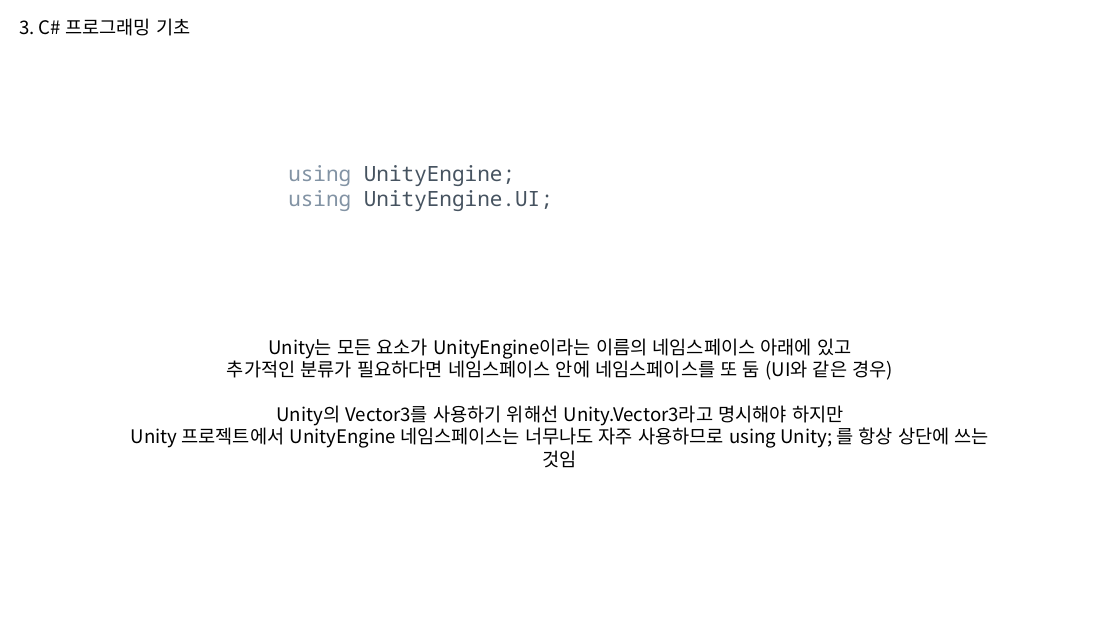
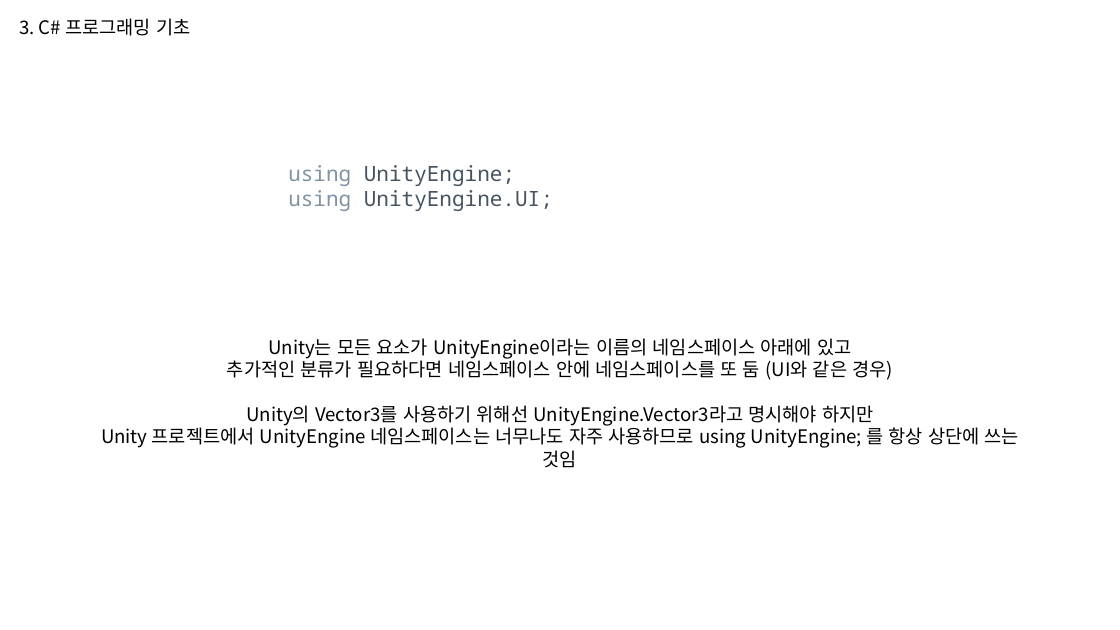
Before and after one commit to WooLyung/2023-Unity-CSharp, a slide deck: slide 27 of 1. C# 기초.pptx. Drawn at 1120x630 pixels with LibreOffice and Linux fonts; fonts in the diff are those of the drawing. Boxes give left, top, right and bottom in pixels: in the first picture for what was removed or moved away, otherwise in the second. Text is boxed around its words. In the diff, an @@ line names an element or a change of style, - is before the commit and + after.

```diff
--- a/1. C# 기초.pptx
+++ b/1. C# 기초.pptx
@@ text "Unity는 모든 요소가 UnityEngine이라는 이름의 ...": place and size @@
-text "Unity는 모든 요소가 UnityEngine이라는 이름의 ..." at <box>131,338,989,468</box>
+text "Unity는 모든 요소가 UnityEngine이라는 이름의 ..." at <box>101,338,1019,468</box>
@@ text at <box>101,405,1019,468</box>: text changed @@
-Unity의 Vector3를 사용하기 위해선 Unity.Vector3라고 명시해야 하지만
-Unity 프로젝트에서 UnityEngine 네임스페이스는 너무나도 자주 사용하므로 using Unity; 를 항상 상단에 쓰는 것임
+Unity의 Vector3를 사용하기 위해선 UnityEngine.Vector3라고 명시해야 하지만
+Unity 프로젝트에서 UnityEngine 네임스페이스는 너무나도 자주 사용하므로 using UnityEngine; 를 항상 상단에 쓰는 것임
```
Also in this commit, not shown: 1 other slide changed, 1 other file.
